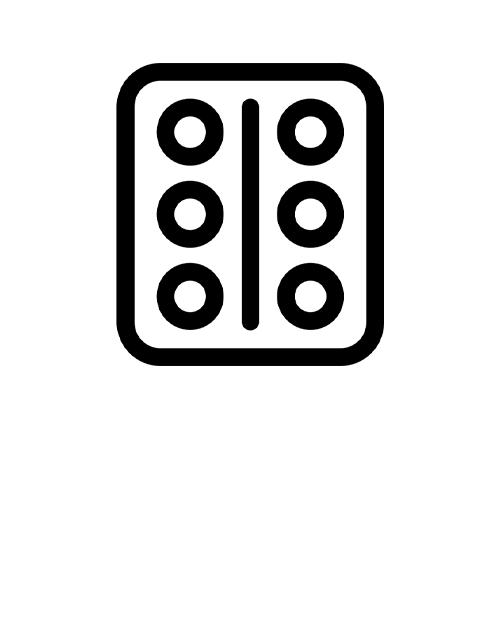
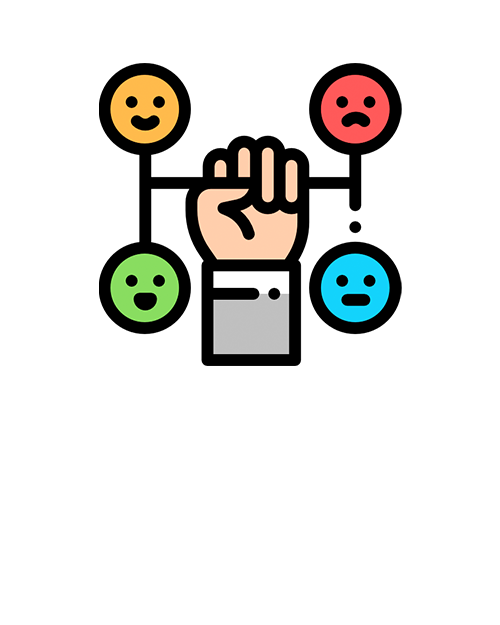
Layered file, before and after one edit (500×625). Changes by layer:
hid "pharmacy" over [116, 63, 384, 366]
added layer "hand" above "EMOÇÕES" over [99, 63, 402, 366]
